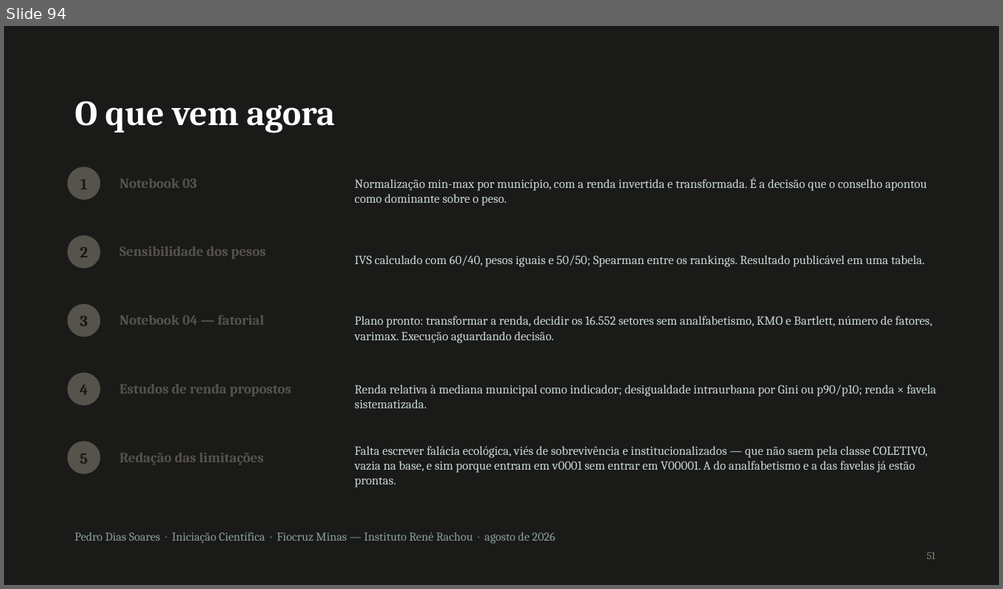
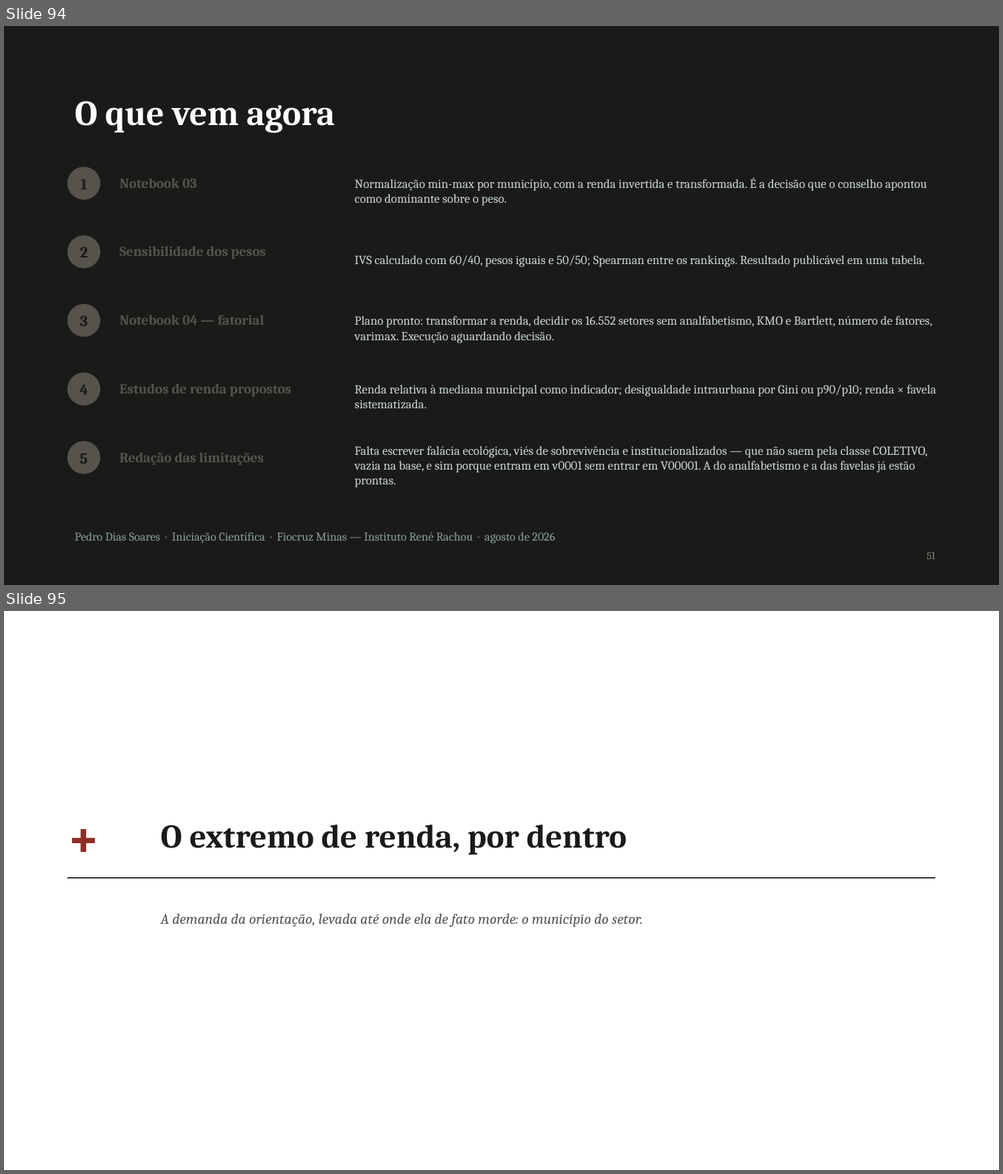
Before and after one commit to pedrinndias/Projeto_IVS_Censo, a slide deck: docs/Apresentacoes_IVS/Analise_Fatorial_NB04_2026-09.pptx. Shown one above the other, each under a label of ours: slide 94 before the commit, slides 94 and 95 after it. The pictures are 1003x589 and 1003x1174 pixels, drawn with LibreOffice and Linux fonts; fonts in the diff are those of the drawing. Boxes give left, top, right and bottom in pixels: in the first picture for what was removed or moved away, otherwise in the second. Text is boxed around its words. In the diff, an @@ line names an element or a change of style, - is before the commit and + after.

Commit message:
docs(apresentacoes): anexa os 4 slides do extremo de BH ao deck
O deck passa de 94 para 98 slides: divisória, o efeito nos dois recortes,
a consequência na normalização municipal e a figura.

Os slides são ANEXADOS, não regerados. O deck foi editado à mão — slides
removidos e 21 marcações "EXPLICAR SLIDE" — e já tinha recebido a EDA
Central pelo mesmo caminho. Regerá-lo apagaria tudo isso. Conferido depois
da anexação: 98 slides, 98 notas de orador, 21 marcações intactas.

Nenhum número é digitado no gerador: todos saem dos extremo_bh_*.csv.

```diff
--- a/docs/Apresentacoes_IVS/Analise_Fatorial_NB04_2026-09.pptx
+++ b/docs/Apresentacoes_IVS/Analise_Fatorial_NB04_2026-09.pptx
@@ slide 95 added at bbox=[4, 611, 999, 1170], background #FFFFFF @@
@@ text added at bbox=[68, 801, 157, 869], 54 pt, text #8C2F27, bold @@
++
@@ text added at bbox=[161, 825, 626, 855], 32 pt, text #1A1A18, bold @@
+O extremo de renda, por dentro
@@ line added from (68, 878) to (935, 878), #1A1A18 1 pt @@
@@ text added at bbox=[161, 914, 643, 928], 14 pt, text #56534C, italic @@
+A demanda da orientação, levada até onde ela de fato morde: o município do setor.
```
Also in this commit, not shown: 3 other slides added, 3 other files.
